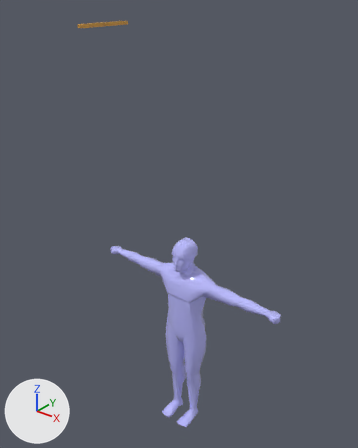
What one commit did to the FBX model Assets/Animation/Player/BlueGuy_Idle01.fbx.
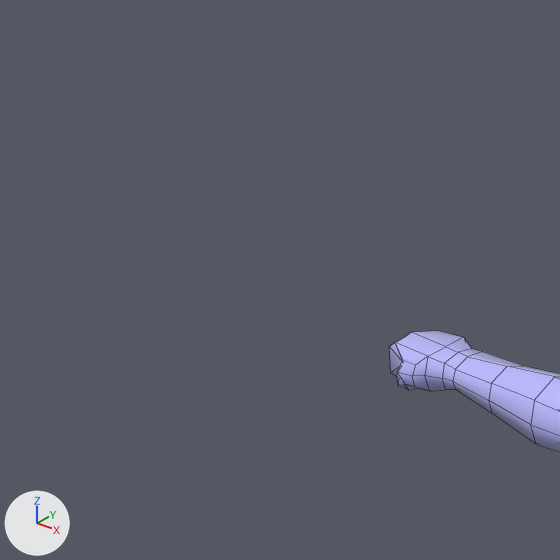
Each version appears first whole from a 50 mm camera at (8.46, -10.97, 14.44) aimed at (-0.98, 0.83, 7.13), and next in a close-up on the part from 16% to 37% of the width and 45% to 62% of the height. The lights are fixed; the arrows at lower left show +X, +Y and +Z. The close-ups show mesh edges as thin lines. Where no turn or scale is listed for an object, it has been applied to the vertices.

Names of what the first close-up shows: 'BlueGuy'.
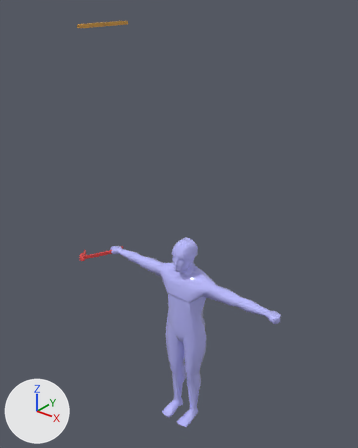
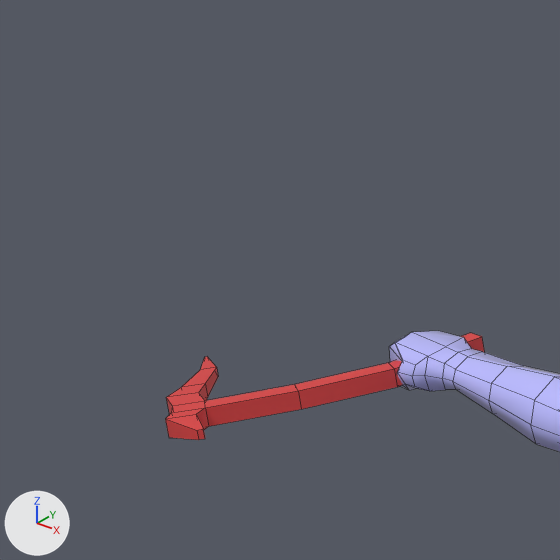
Location of each change, [x1, y1, x2, y2] in pixels of the close-ups (560 x 560 px):
'axe', added (red): after [165, 333, 484, 440]

The change in detail:
Mesh me_mesh_003 is new.
It has 44 vertices, 42 faces and spans x -1.26..0.06, y -1.49..0.01, z -0.2..0.06.
It uses material mat_phong2 (picture img_axe_texture_png).
Object 'axe' (ob_axe) is new; it shows me_mesh_003.
Its location is (-3.223, 0.31, 5.683).
